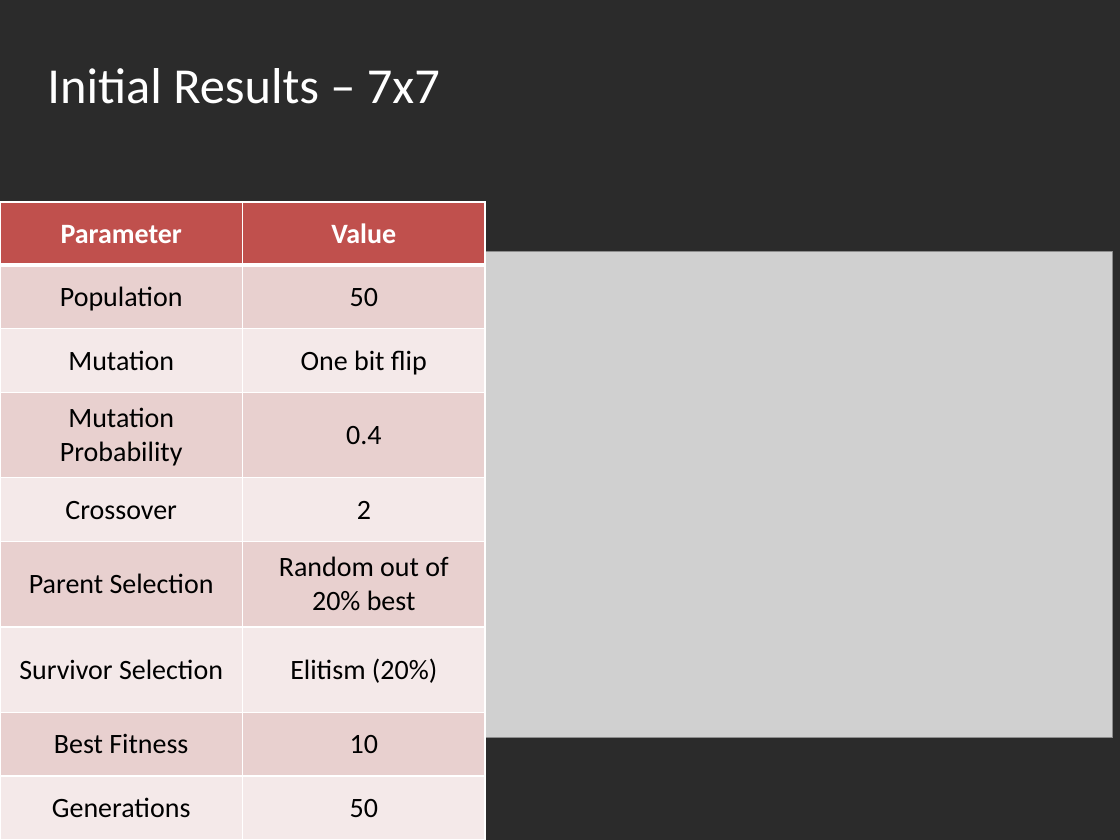
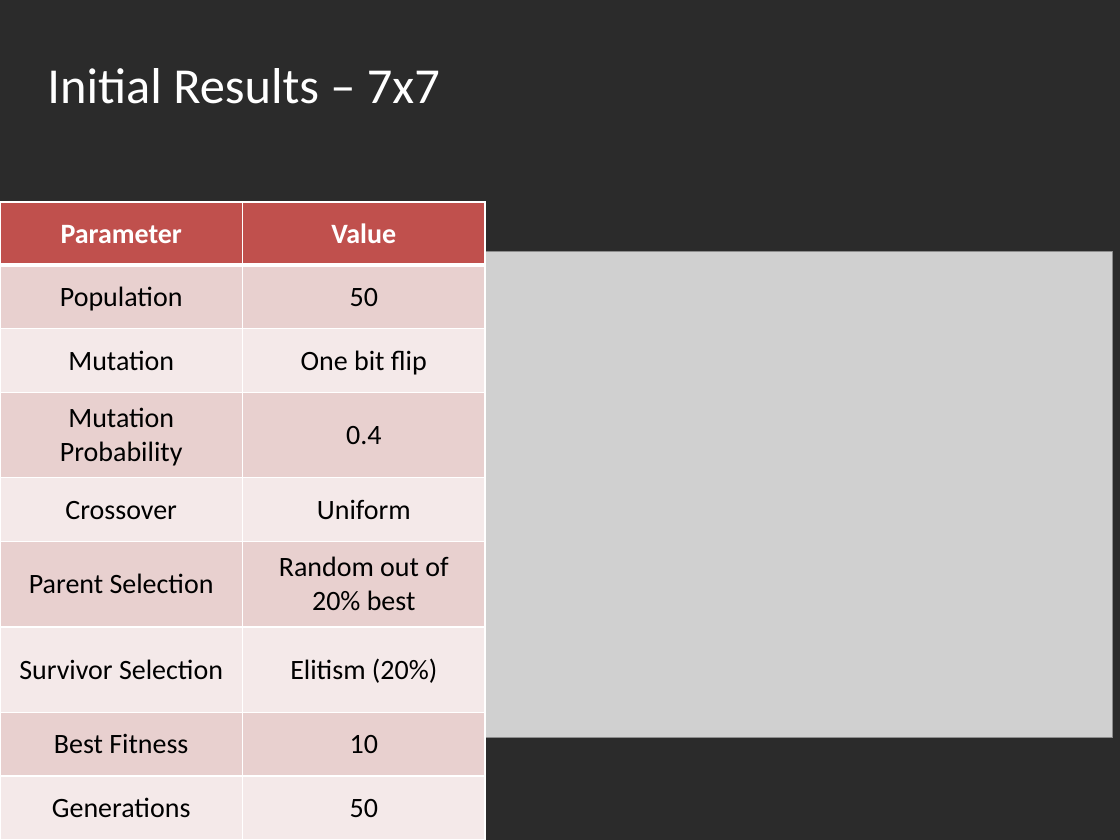
Before and after one commit to LironAvr/EvolutionaryLightsUp, a slide deck: slide 15 of presentation.pptx. Drawn at 1120x840 pixels with LibreOffice and Linux fonts; fonts in the diff are those of the drawing; grey boxes stand for pictures; background and template pictures are left out; a plain dark background stands for a picture behind light text. Boxes give left, top, right and bottom in pixels: in the first picture for what was removed or moved away, otherwise in the second. Text is boxed around its words. In the diff, an @@ line names an element or a change of style, - is before the commit and + after.

```diff
--- a/presentation.pptx
+++ b/presentation.pptx
@@ table at bbox=[0, 202, 486, 840] @@
-row 5, column 2: 2
+row 5, column 2: Uniform
```
Also in this commit, not shown: 5 other slides changed.
